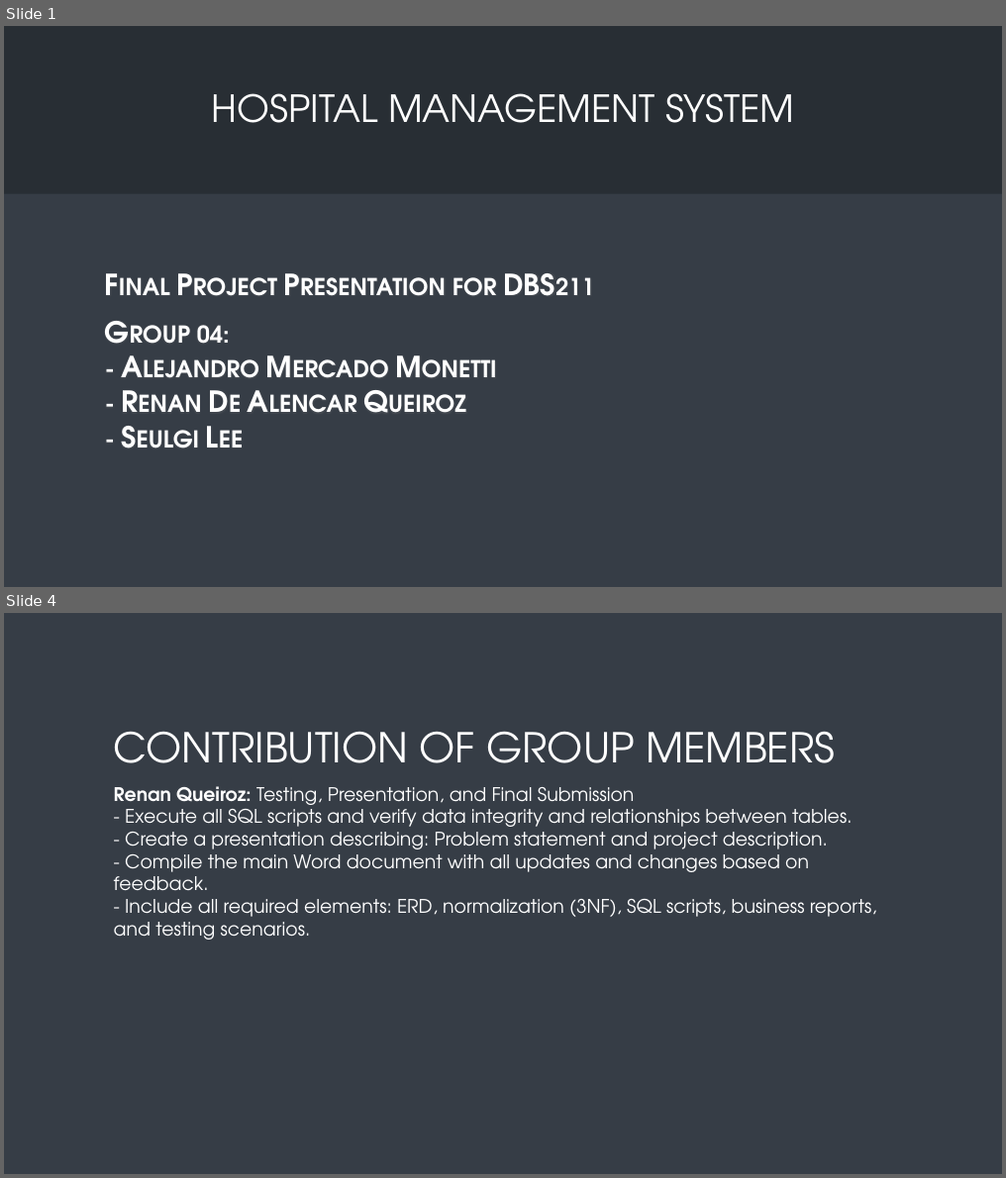
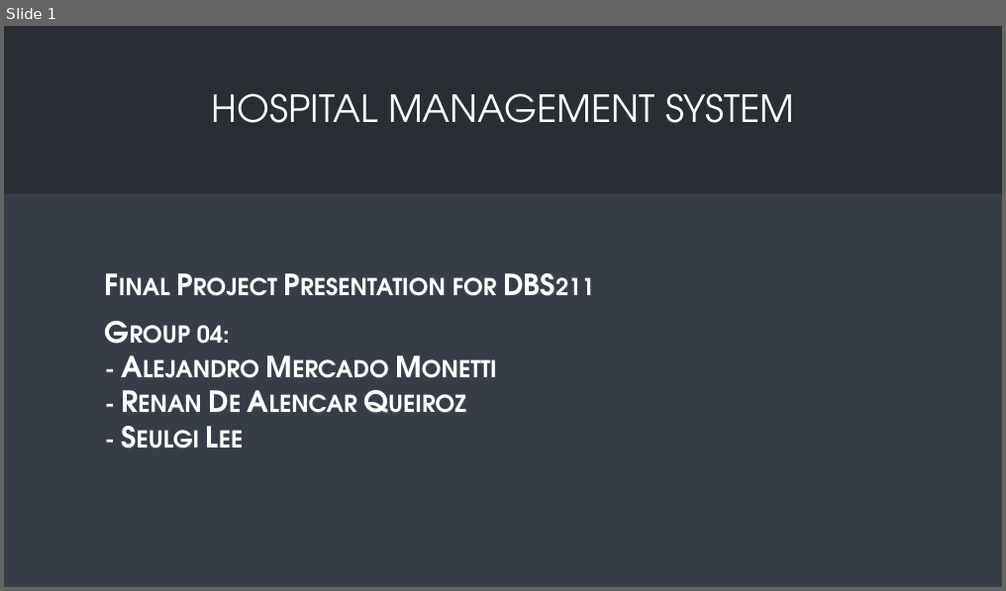
Before and after one commit to RenanAQ/TransferFiles, a slide deck: DBS-Final/DBS211_Presentation_Group4.pptx. Shown one above the other, each under a label of ours: slides 1 and 4 before the commit, slide 1 after it; the slides between them are not shown. The pictures are 1006x1178 and 1006x591 pixels, drawn with LibreOffice and Linux fonts; fonts in the diff are those of the drawing. Boxes give left, top, right and bottom in pixels: in the first picture for what was removed or moved away, otherwise in the second. Text is boxed around its words. In the diff, an @@ line names an element or a change of style, - is before the commit and + after.

```diff
--- a/DBS-Final/DBS211_Presentation_Group4.pptx
+++ b/DBS-Final/DBS211_Presentation_Group4.pptx
@@ slide 4 removed at (4, 613, 1002, 1174), background #363D46 @@
@@ title removed at (114, 731, 835, 763) @@
-CONTRIBUTION OF GROUP MEMBERS
@@ text removed at (114, 786, 877, 937) @@
-Renan Queiroz: Testing, Presentation, and Final Submission
-- Execute all SQL scripts and verify data integrity and relationships between tables.
-- Create a presentation describing: Problem statement and project description.
-- Compile the main Word document with all updates and changes based on feedback.
-- Include all required elements: ERD, normalization (3NF), SQL scripts, business reports, and testing scenarios.
```
Also in this commit, not shown: 2 slides changed, 2 slides added, 1 other slide removed.
